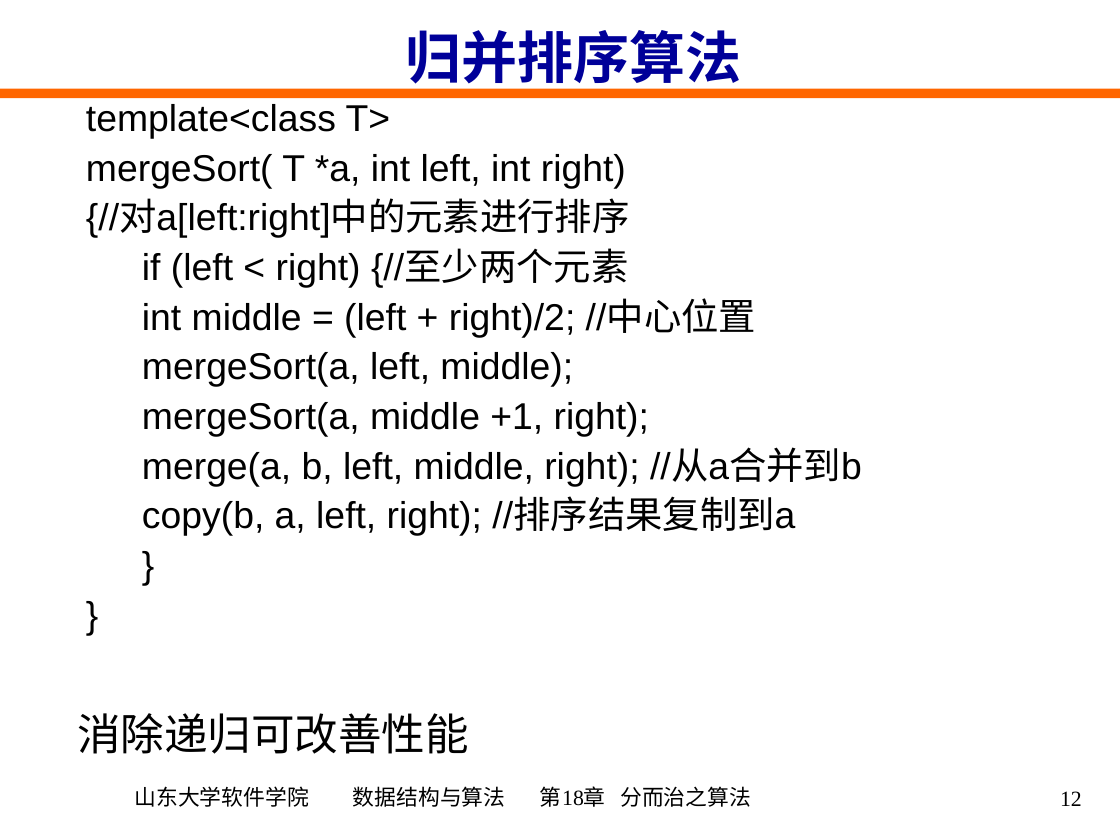
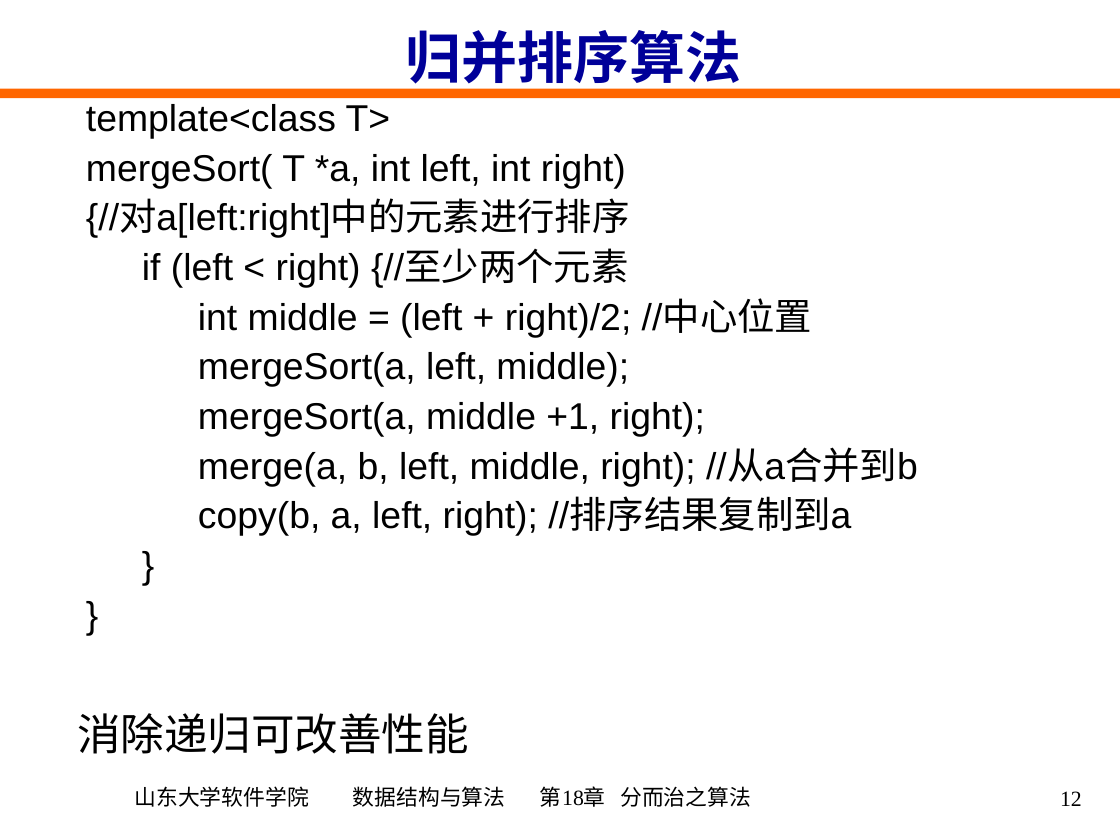
Before and after one commit to mannerth/data-structure-review, a slide deck: slide 12 of PPT/ch18.ppt. Drawn at 1120x840 pixels with LibreOffice and Linux fonts; fonts in the diff are those of the drawing. Boxes give left, top, right and bottom in pixels: in the first picture for what was removed or moved away, otherwise in the second. Text is boxed around its words. In the diff, an @@ line names an element or a change of style, - is before the commit and + after.

```diff
--- a/PPT/ch18.ppt
+++ b/PPT/ch18.ppt
@@ text at bbox=[198, 300, 918, 536]: list level 2 to 3 in "int middle = (left + ..."; list level 2 to 3 in "mergeSort(a, left, middle);"; list level 2 to 3 in "mergeSort(a, middle +1, right);"; list level 2 to 3 in "merge(a, b, left, middle, right); ..."; list level 2 to 3 in "copy(b, a, left, right); //排序结果复制到a" @@
```
Also in this commit, not shown: 1 other slide changed, 11 other files.
